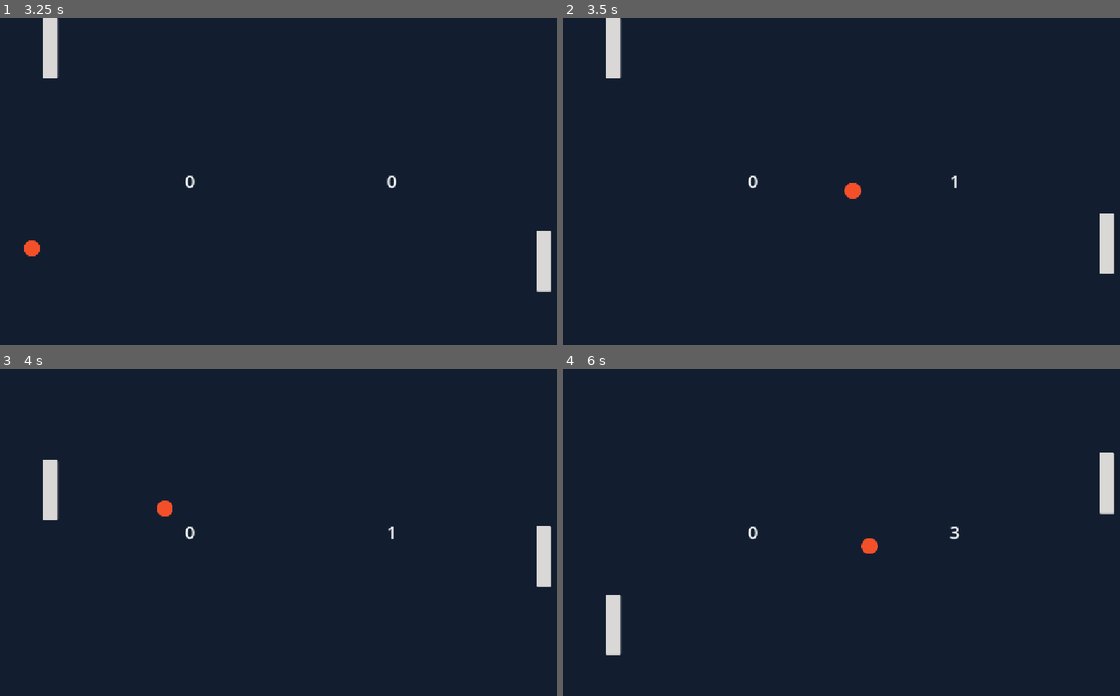
Above: before the commit, frames 1-4 (two rows, left to right).
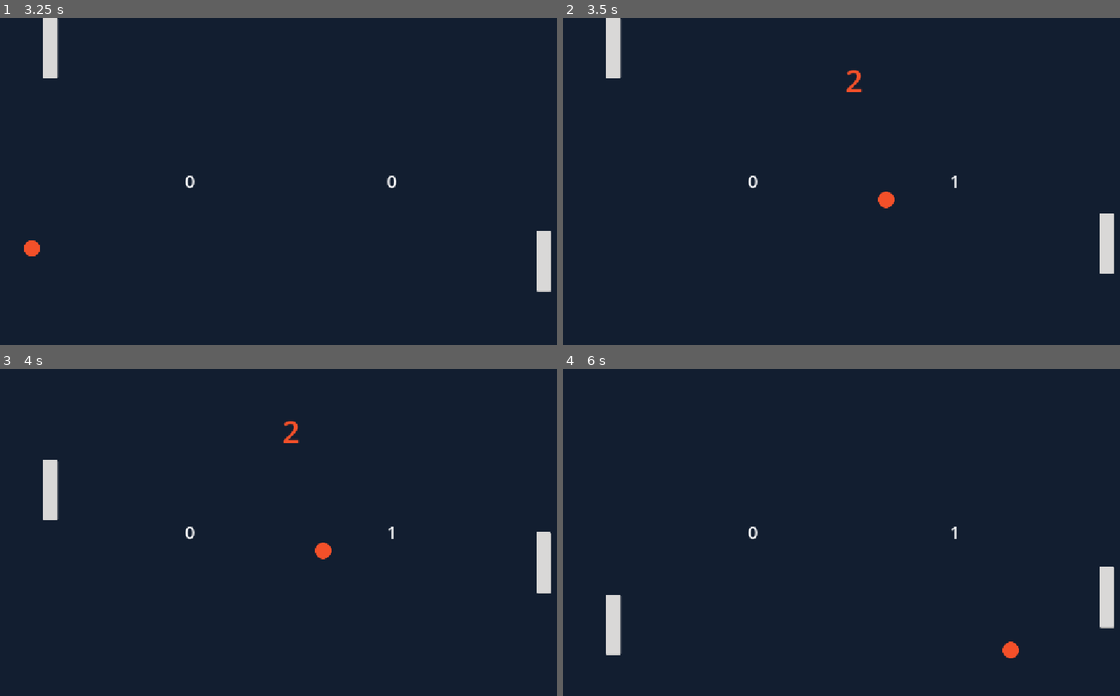
Above: after the commit, the same moments.

Repository: YusufOkmen/GodotPong
Game: Godot game, scene res://level.tscn
Two runs of this game, one before a commit and one after it. Both use one fixed random seed, a clock stepped at 60 frames per second and the inputs below.
Inputs:
- Up to frame 1 (3.25 s): hold Up (ui_up) 0.53-1.28 s; hold Down (ui_down) 1.28-2.03 s; hold Up (ui_up) from 2.03 s (still down)
- Up to frame 2 (3.5 s): keep holding Up (ui_up)
- Up to frame 3 (4 s): release Up (ui_up) at 3.53 s; hold Down (ui_down) from 3.53 s (still down)
- Up to frame 4 (6 s): release Down (ui_down) at 5.78 s; hold Up (ui_up) from 5.78 s (still down)

Frame 1 is identical in both runs. In frame 2, 0.3% of the frame differs, in the area x 50-60%, y 16-59%; in frame 3, 0.4%; in frame 4, 1.3%, in the area x 53-99%, y 25-89%.

Commit message:
added countdown timer and label so it executes after every score achieved

Diff:
--- a/ball.tscn
+++ b/ball.tscn
@@ -16,13 +16,19 @@
 	if collision_object:
 		velocity = velocity.bounce(collision_object.get_normal());
 
+func stop_ball():
+	velocity = Vector2.ZERO;
 
+func restart_ball():
+	print(\"Hello world!\");
+	velocity.x = [-1,1][randi() % 2] * speed;
+	velocity.y = [-0.8,0.8][randi() % 2] * speed;
 "
 
 [sub_resource type="CircleShape2D" id="CircleShape2D_fglp6"]
 radius = 16.03122
 
-[node name="Ball" type="CharacterBody2D" unique_id=1075004656]
+[node name="Ball" type="CharacterBody2D" unique_id=1075004656 groups=["BallGroup", "RestartBallGroup"]]
 script = SubResource("GDScript_fglp6")
 metadata/_edit_group_ = true
 
@@ -30,4 +36,5 @@
 texture = ExtResource("1_x8fbi")
 
 [node name="CollisionShape2D" type="CollisionShape2D" parent="." unique_id=799129274]
+visible = false
 shape = SubResource("CircleShape2D_fglp6")
--- a/level.gd
+++ b/level.gd
@@ -6,12 +6,25 @@
 func _on_left_body_entered(body):
 	$ball.position = Vector2(640, 360);
 	OpponentScore += 1;
+	score_achieved();
+
 
 
 func _on_right_body_entered(body):
 	$ball.position = Vector2(640,360);
 	PlayerScore += 1;
+	score_achieved();
 
 func _process(delta):
 	get_node("PlayerScore").text = str(PlayerScore);
 	get_node("OpponentScore").text = str(OpponentScore);
+	get_node("CountdownLabel").text = str(int($CountdownTimer.time_left) + 1);
+
+func _on_countdown_timer_timeout() -> void:
+	get_tree().call_group("RestartBallGroup", "restart_ball");
+	$CountdownLabel.visible = false;
+
+func score_achieved():
+	get_tree().call_group("BallGroup", "stop_ball");
+	$CountdownTimer.start();
+	$CountdownLabel.visible = true;
--- a/level.tscn
+++ b/level.tscn
@@ -50,6 +50,21 @@
 horizontal_alignment = 1
 vertical_alignment = 1
 
+[node name="CountdownLabel" type="Label" parent="." unique_id=240708149]
+visible = false
+anchors_preset = 15
+anchor_right = 1.0
+anchor_bottom = 1.0
+grow_horizontal = 2
+grow_vertical = 2
+offset_transform_enabled = true
+offset_transform_position = Vector2(0, -200)
+theme_override_colors/font_color = Color(0.9529412, 0.3137255, 0.16078432, 1)
+theme_override_font_sizes/font_size = 60
+text = "Countdown"
+horizontal_alignment = 1
+vertical_alignment = 1
+
 [node name="Walls" type="StaticBody2D" parent="." unique_id=1819322804]
 
 [node name="WallTop" type="CollisionShape2D" parent="Walls" unique_id=1842171785]
@@ -83,5 +98,10 @@
 [node name="CollisionShape2D" type="CollisionShape2D" parent="Right" unique_id=2100740994]
 shape = SubResource("RectangleShape2D_3dyp6")
 
+[node name="CountdownTimer" type="Timer" parent="." unique_id=1667707407]
+wait_time = 2.0
+one_shot = true
+
 [connection signal="body_entered" from="Left" to="." method="_on_left_body_entered"]
 [connection signal="body_entered" from="Right" to="." method="_on_right_body_entered"]
+[connection signal="timeout" from="CountdownTimer" to="." method="_on_countdown_timer_timeout"]
--- a/project.godot
+++ b/project.godot
@@ -19,6 +19,11 @@
 window/stretch/mode="canvas_items"
 window/stretch/aspect="expand"
 
+[global_group]
+
+BallGroup=""
+RestartBallGroup=""
+
 [physics]
 
 3d/physics_engine="Jolt Physics"
